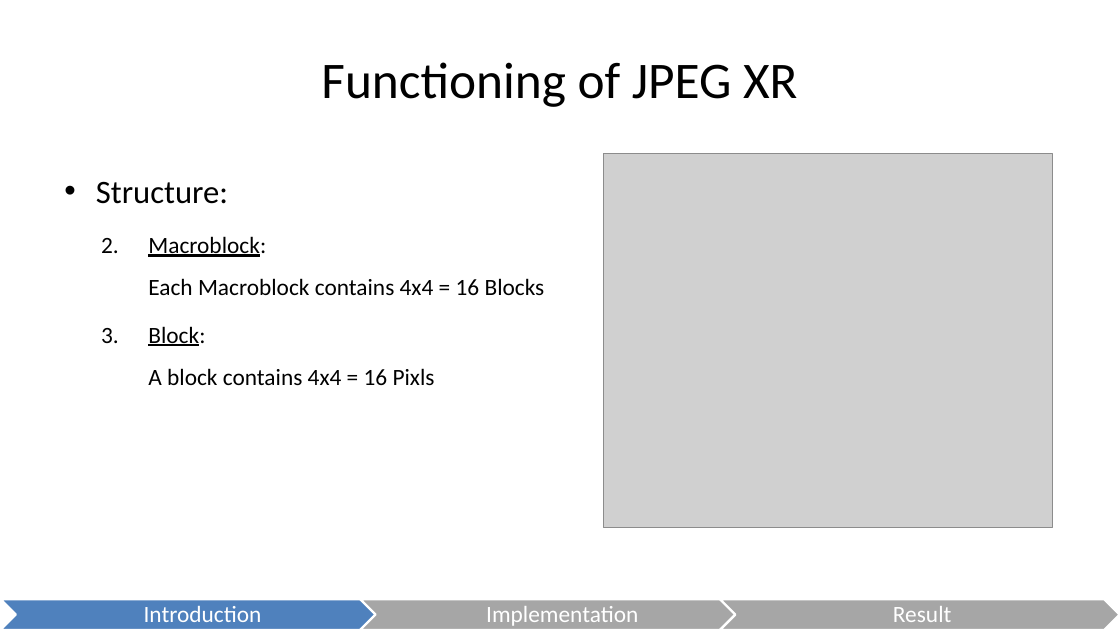
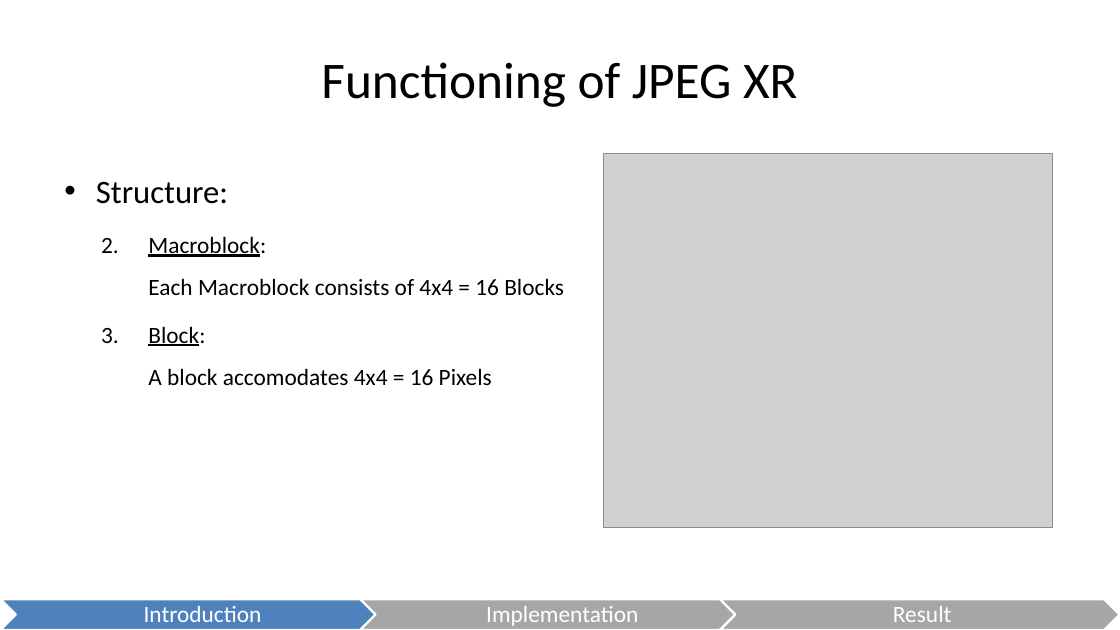
Before and after one commit to danielkocher/media_security_ps, a slide deck: slide 9 of JPEG XR.odp. Drawn at 1120x630 pixels with LibreOffice and Linux fonts; fonts in the diff are those of the drawing; grey boxes stand for pictures. Boxes give left, top, right and bottom in pixels: in the first picture for what was removed or moved away, otherwise in the second. Text is boxed around its words. In the diff, an @@ line names an element or a change of style, - is before the commit and + after.

Commit message:
Expanded JPEG XR format part.

```diff
--- a/JPEG XR.odp
+++ b/JPEG XR.odp
@@ text at bbox=[148, 236, 564, 385]: text changed @@
-  2. Macroblock:
-     Each Macroblock contains 4x4 = 16 Blocks
-  3. Block:
-     A block contains 4x4 = 16 Pixls
+  2. Macroblock:
+     Each Macroblock consists of 4x4 = 16 Blocks
+  3. Block:
+     A block accomodates 4x4 = 16 Pixels
```
Also in this commit, not shown: 2 other slides changed, 2 slides added.
